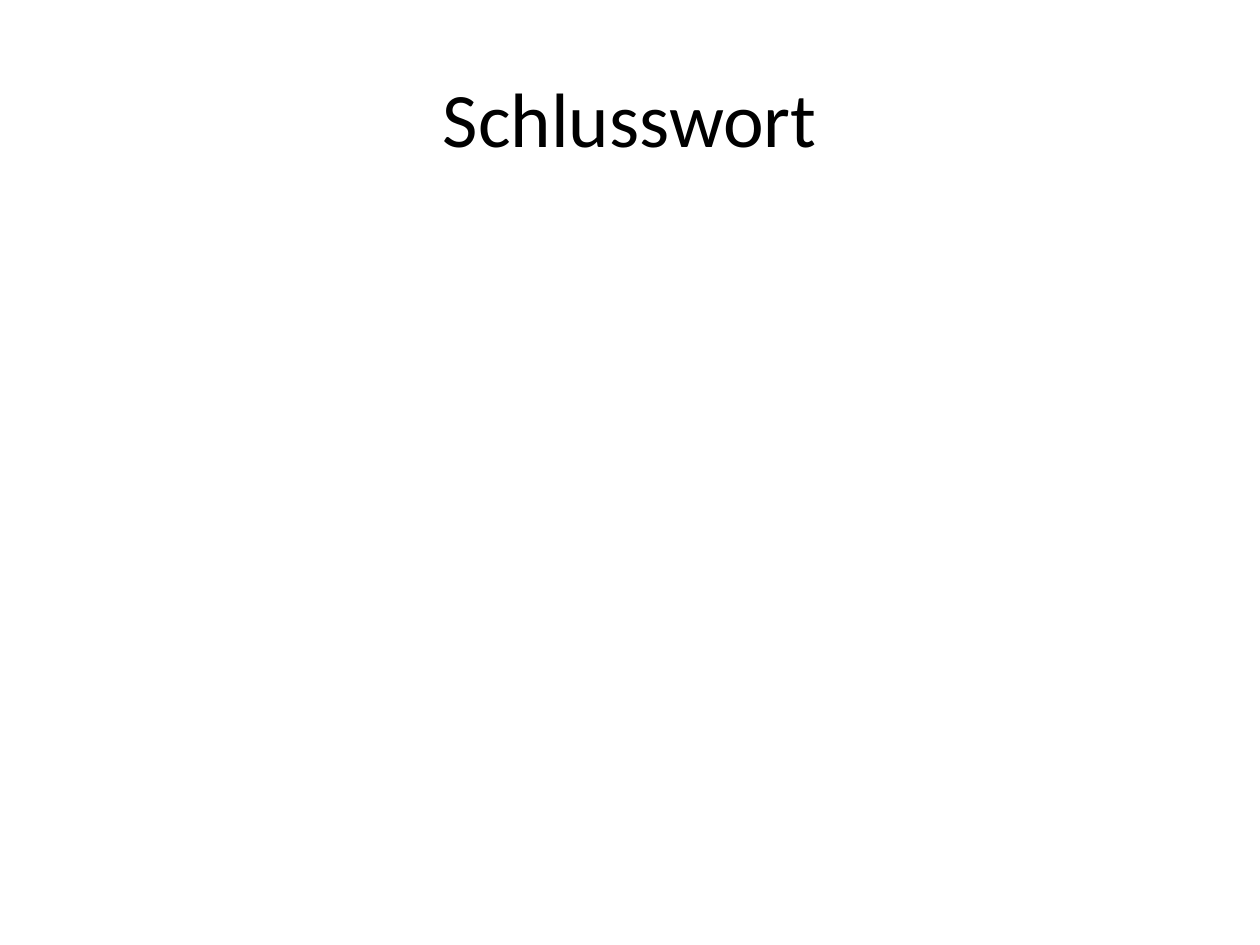
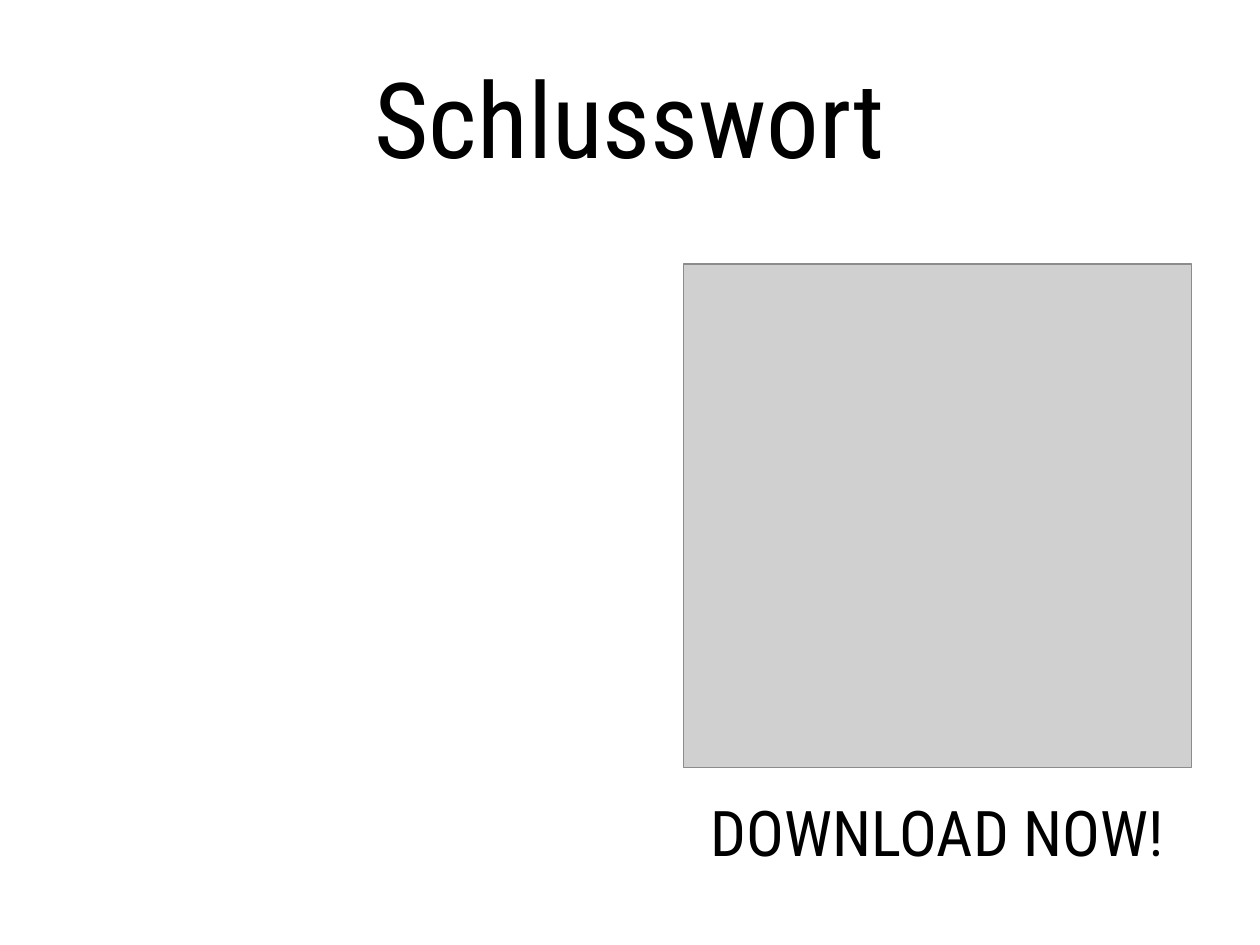
Before and after one commit to daleitner/SE2_Project, a slide deck: slide 7 of Endpräsentation_Leitfaden.pptx (slide 6 before the commit). Drawn at 1260x945 pixels with LibreOffice and Linux fonts; fonts in the diff are those of the drawing; grey boxes stand for pictures. Boxes give left, top, right and bottom in pixels: in the first picture for what was removed or moved away, otherwise in the second. Text is boxed around its words. In the diff, an @@ line names an element or a change of style, - is before the commit and + after.

```diff
--- a/Endpräsentation_Leitfaden.pptx
+++ b/Endpräsentation_Leitfaden.pptx
@@ title "Schlusswort" at bbox=[375, 79, 885, 159]: size 44 to 60 pt, font Calibri to Roboto Condensed @@
@@ picture added at bbox=[683, 265, 1192, 767] @@
@@ text added at bbox=[711, 810, 1163, 857], 36 pt, text #000000 @@
+DOWNLOAD NOW!
```
Also in this commit, not shown: 2 other slides changed, 3 slides added, 2 slides removed, 1 other file.
